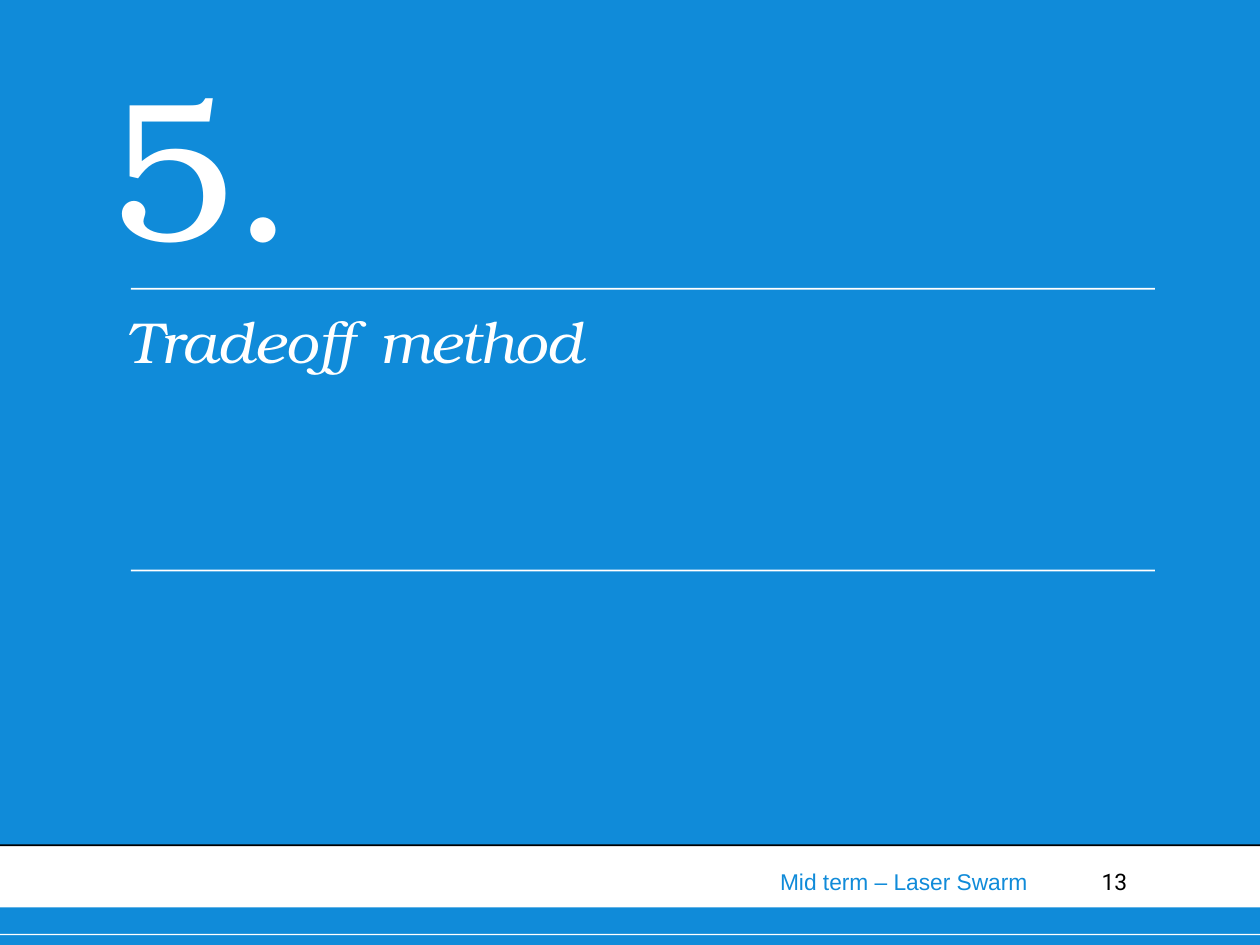
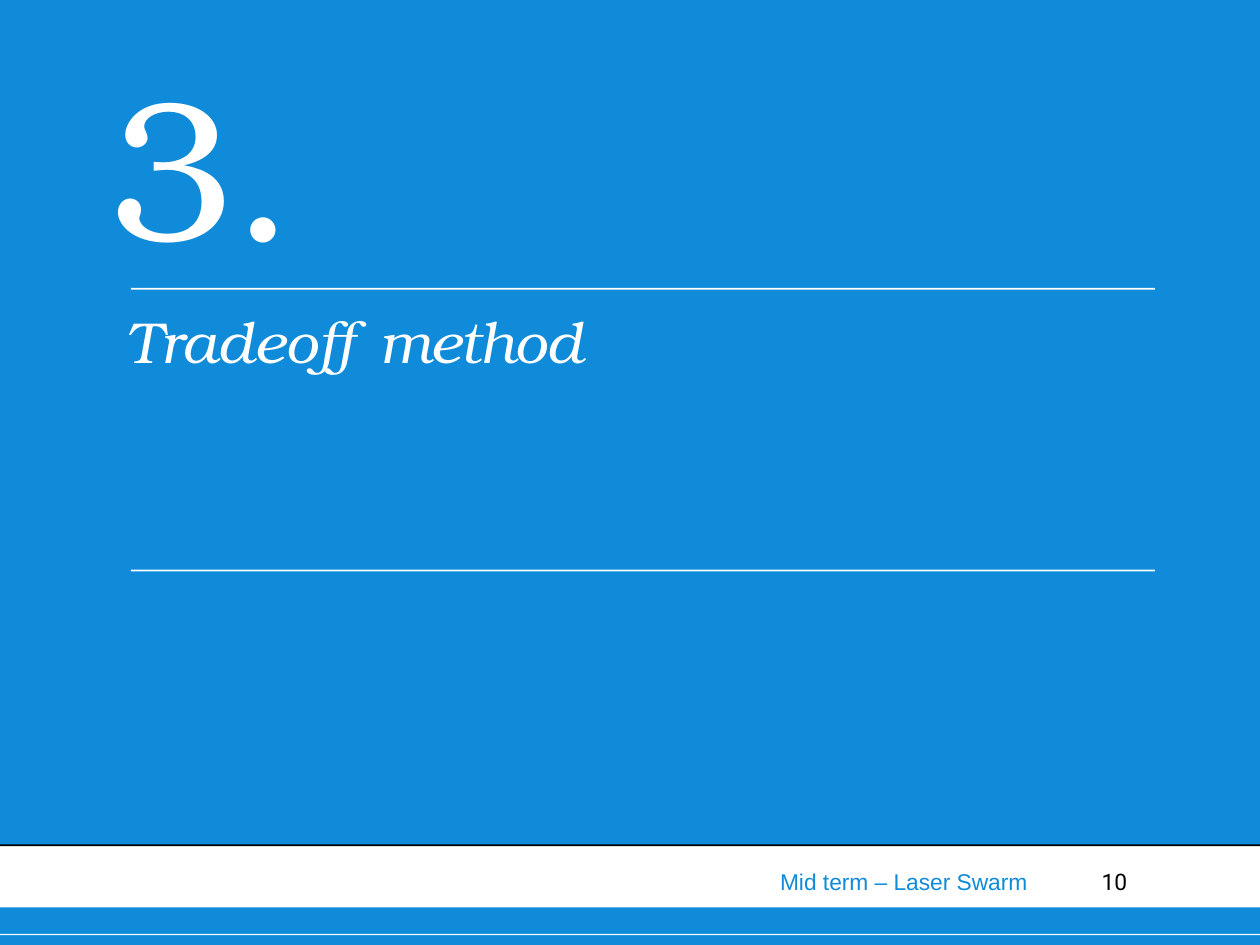
Before and after one commit to thewisenerd/laser-swarm, a slide deck: slide 10 of midTermPresentation/MidTermPresentation.ppt (slide 13 before the commit). Drawn at 1260x945 pixels with LibreOffice and Linux fonts; fonts in the diff are those of the drawing; background and template pictures are left out. Boxes give left, top, right and bottom in pixels: in the first picture for what was removed or moved away, otherwise in the second. Text is boxed around its words. In the diff, an @@ line names an element or a change of style, - is before the commit and + after.

```diff
--- a/midTermPresentation/MidTermPresentation.ppt
+++ b/midTermPresentation/MidTermPresentation.ppt
@@ text at bbox=[110, 102, 296, 243]: text changed @@
-5.
+3.
@@ page number at bbox=[1102, 873, 1128, 891]: text changed @@
-13
+10
```
Also in this commit, not shown: 2 other slides changed, 11 slides added, 4 slides removed.
